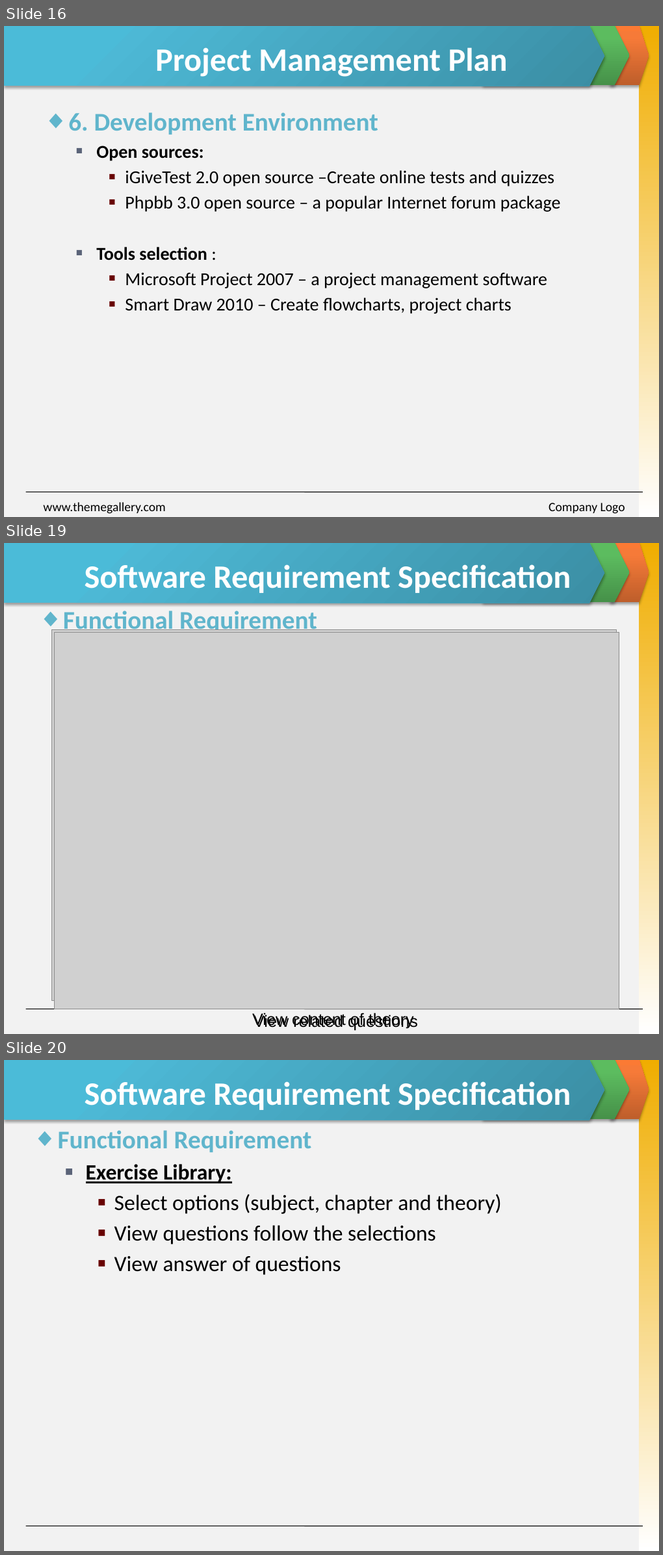
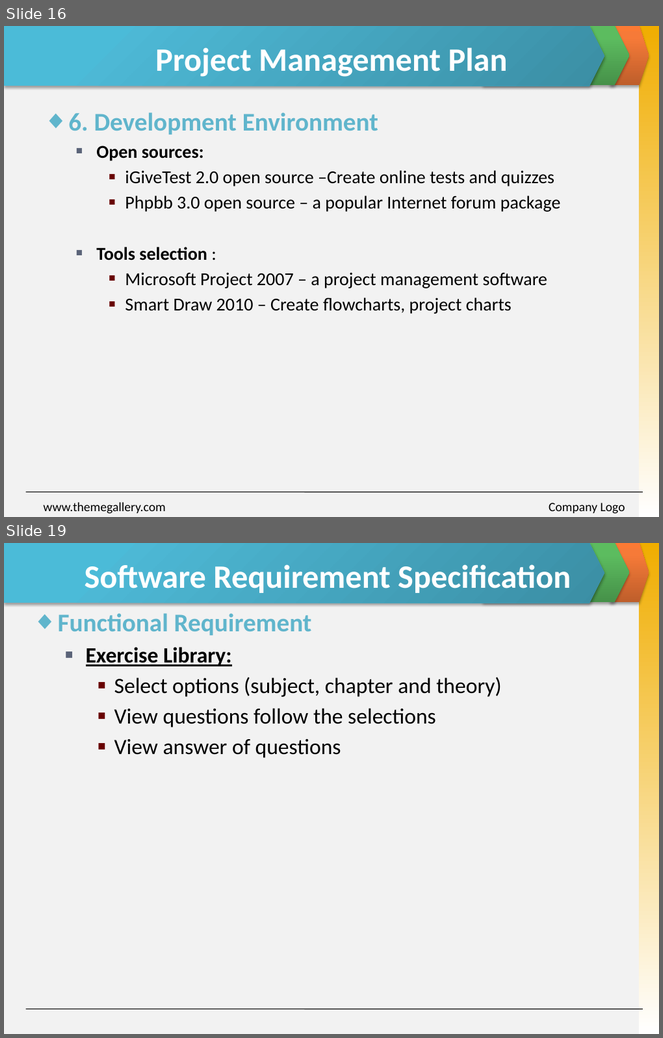
Before and after one commit to invisibleghost/e-learning-website, a slide deck: Document/Final report/Slide Present E-Learning.pptx. Shown one above the other, each under a label of ours: slides 16, 19 and 20 before the commit, slides 16 and 19 after it; the slides between them are not shown. The pictures are 663x1555 and 663x1038 pixels, drawn with LibreOffice and Linux fonts; fonts in the diff are those of the drawing; grey boxes stand for pictures. Boxes give left, top, right and bottom in pixels: in the first picture for what was removed or moved away, otherwise in the second. Text is boxed around its words. In the diff, an @@ line names an element or a change of style, - is before the commit and + after.

```diff
--- a/Document/Final report/Slide Present E-Learning.pptx
+++ b/Document/Final report/Slide Present E-Learning.pptx
@@ slide 19 removed at box(4, 543, 659, 1034), background #F2F2F2; not listed: 5 template elements that a slide beside it also shows @@
@@ title removed at box(85, 564, 571, 593) @@
-Software Requirement Specification
@@ text removed at box(63, 611, 317, 633) @@
-◆ Functional Requirement
@@ picture removed at box(52, 629, 616, 1001) @@
@@ picture removed at box(55, 632, 620, 1010) @@
@@ text removed at box(252, 1012, 414, 1029) @@
-View content of theory
@@ text removed at box(293, 1014, 418, 1031) @@
-View related questions
@@ what was slide 20 is now slide 19 @@
```
Also in this commit, not shown: 4 slides changed, 1 other slide removed.
